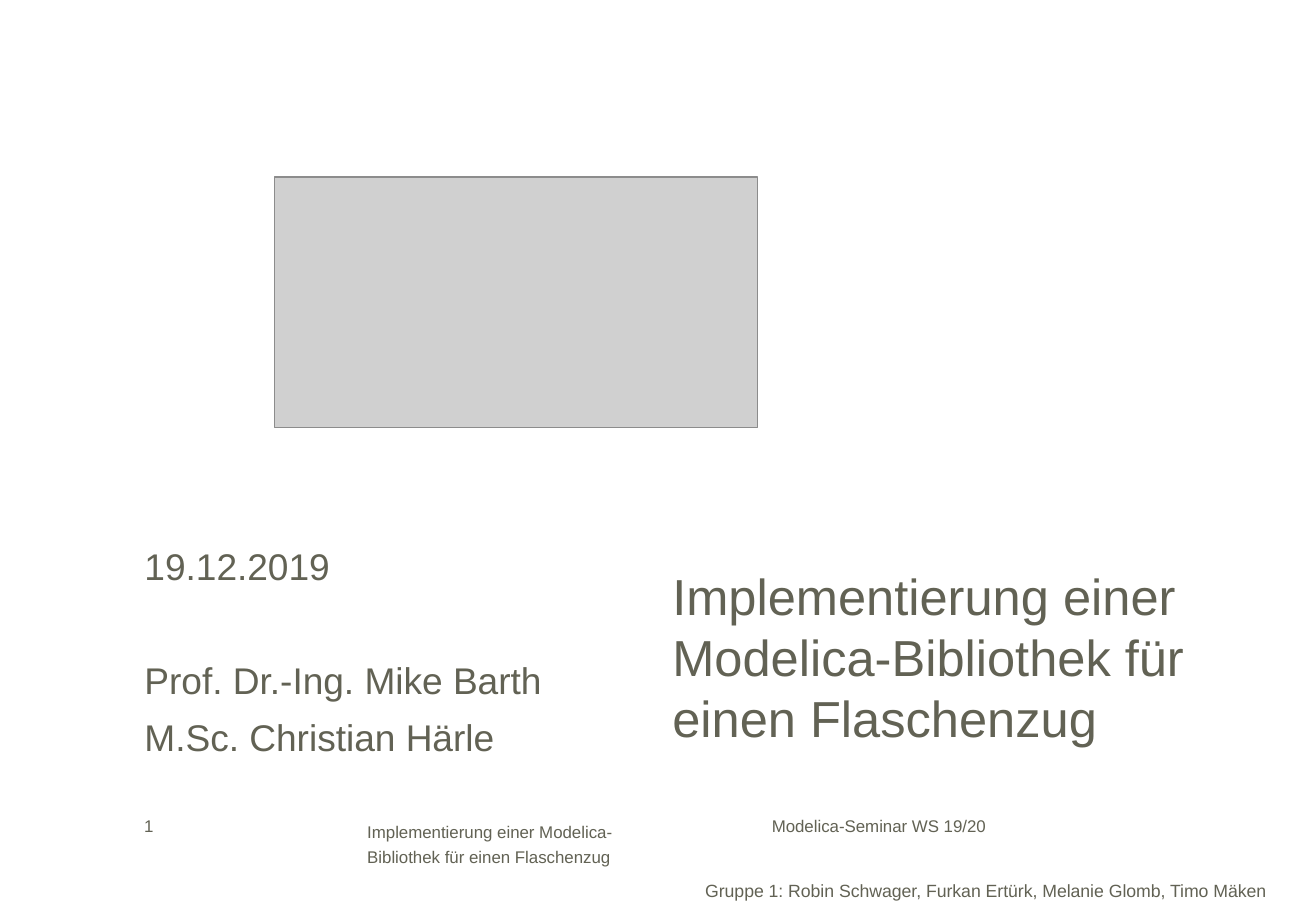
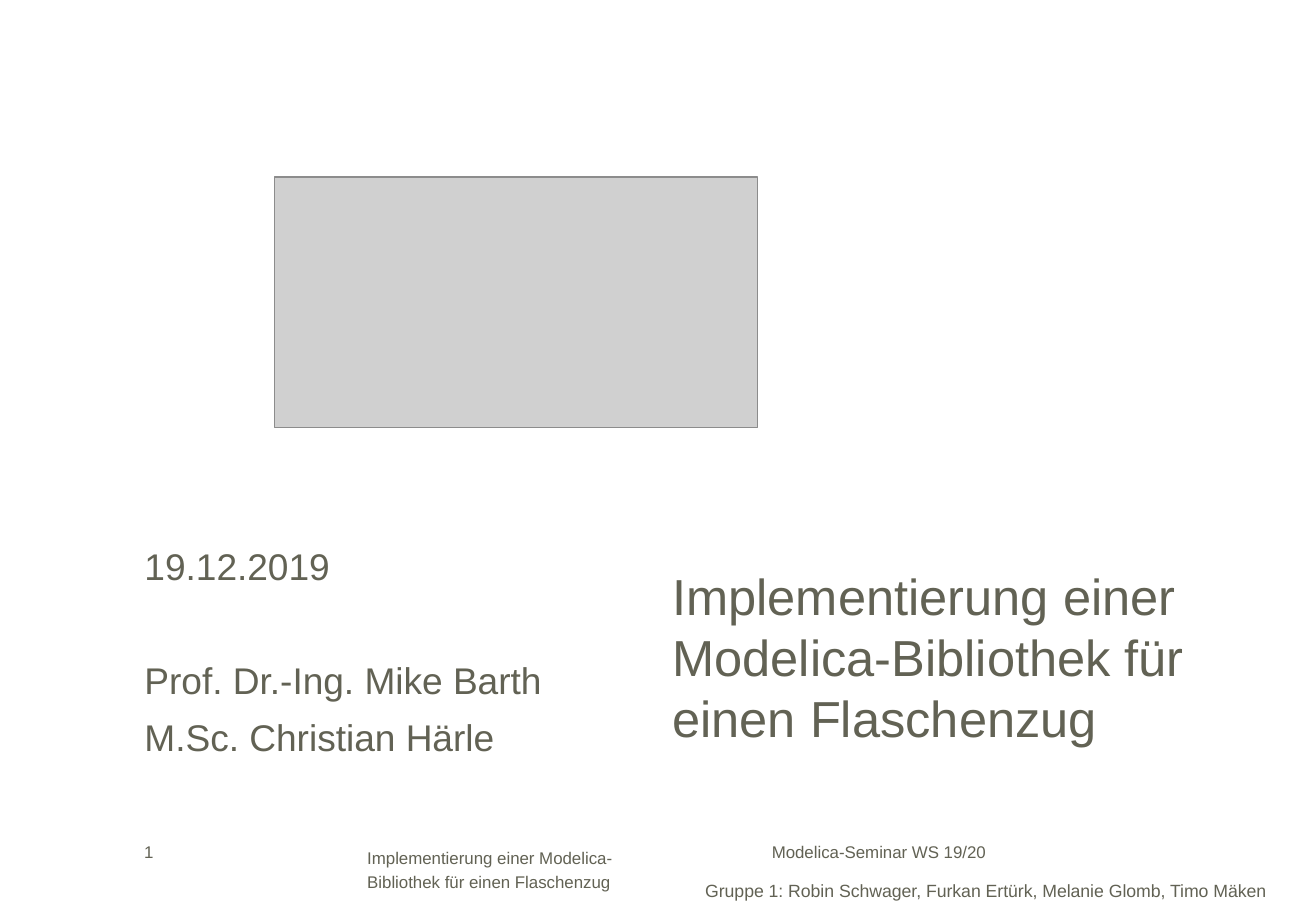
Before and after one commit to maekenti/Modelica_FMRT, a slide deck: slide 1 of Flaschenzug_Präsentation.pptx. Drawn at 1316x911 pixels with LibreOffice and Linux fonts; fonts in the diff are those of the drawing; grey boxes stand for pictures; background and template pictures are left out. Boxes give left, top, right and bottom in pixels: in the first picture for what was removed or moved away, otherwise in the second. Text is boxed around its words. In the diff, an @@ line names an element or a change of style, - is before the commit and + after.

```diff
--- a/Flaschenzug_Präsentation.pptx
+++ b/Flaschenzug_Präsentation.pptx
@@ 2 texts, 1 page number: place and size @@
-2 texts, 1 page number at (144,820,986,867)
+2 texts, 1 page number at (144,846,986,892)
```
Also in this commit, not shown: 2 other slides changed, 1 slide added.
